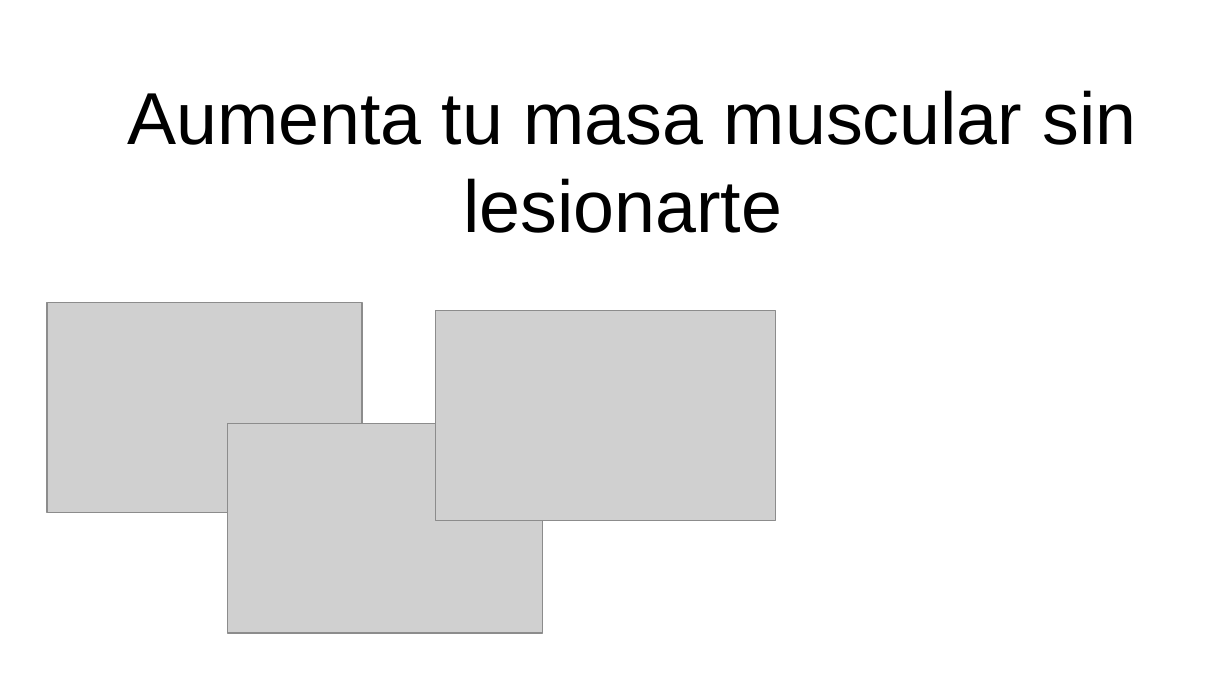
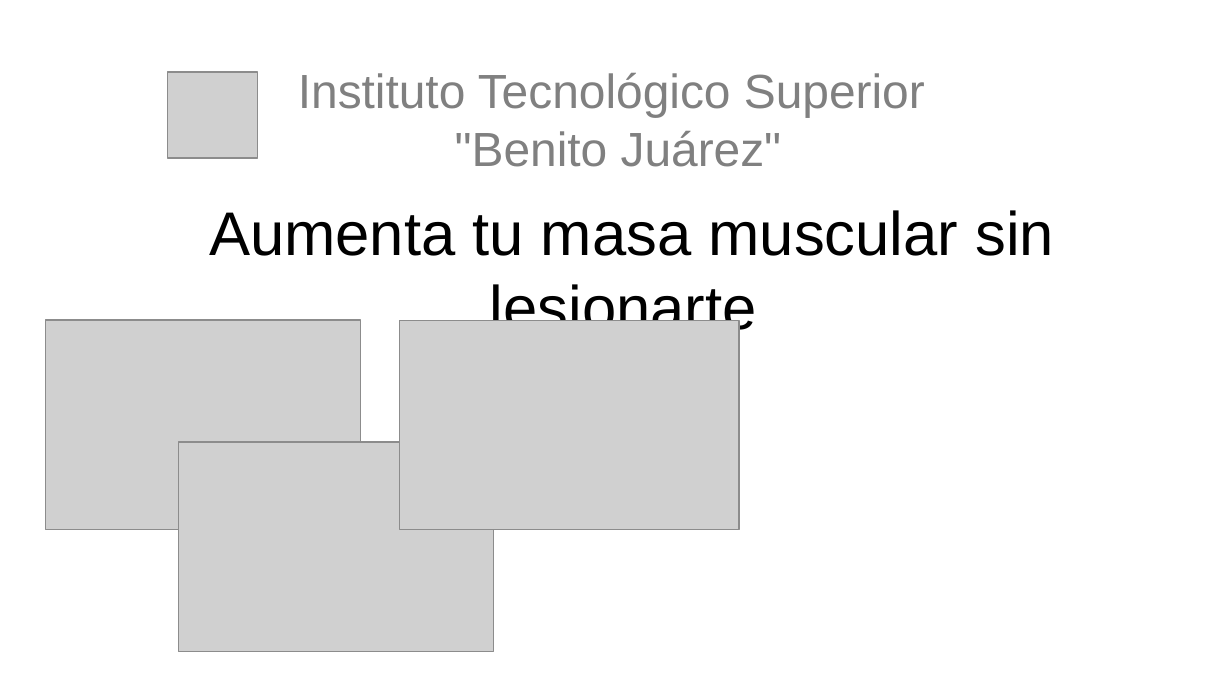
Before and after one commit to Odalis26/ProyectoEmpresa, a slide deck: slide 1 of Picher Eveitor.pptx. Drawn at 1232x693 pixels with LibreOffice and Linux fonts; fonts in the diff are those of the drawing; grey boxes stand for pictures; background and template pictures are left out. Boxes give left, top, right and bottom in pixels: in the first picture for what was removed or moved away, otherwise in the second. Text is boxed around its words. In the diff, an @@ line names an element or a change of style, - is before the commit and + after.

```diff
--- a/Picher Eveitor.pptx
+++ b/Picher Eveitor.pptx
@@ picture added at (168, 73, 257, 159) @@
@@ text added at (298, 73, 925, 167), 28 pt, text #808080 @@
+Instituto Tecnológico Superior
+"Benito Juárez"
@@ title "Aumenta tu masa muscular sin ...": place and size @@
-title "Aumenta tu masa muscular sin ..." at (127, 90, 1136, 233)
+title "Aumenta tu masa muscular sin ..." at (209, 210, 1054, 341)
@@ title "Aumenta tu masa muscular sin ..." at (209, 210, 1054, 341): size 43 to 36 pt @@
@@ picture: place and size @@
-picture at (47, 303, 362, 513)
+picture at (46, 320, 361, 530)
@@ picture: place and size @@
-picture at (436, 310, 776, 520)
+picture at (399, 320, 739, 530)
@@ picture: place and size @@
-picture at (228, 424, 543, 633)
+picture at (179, 442, 494, 652)
```
Also in this commit, not shown: 2 other slides changed.
